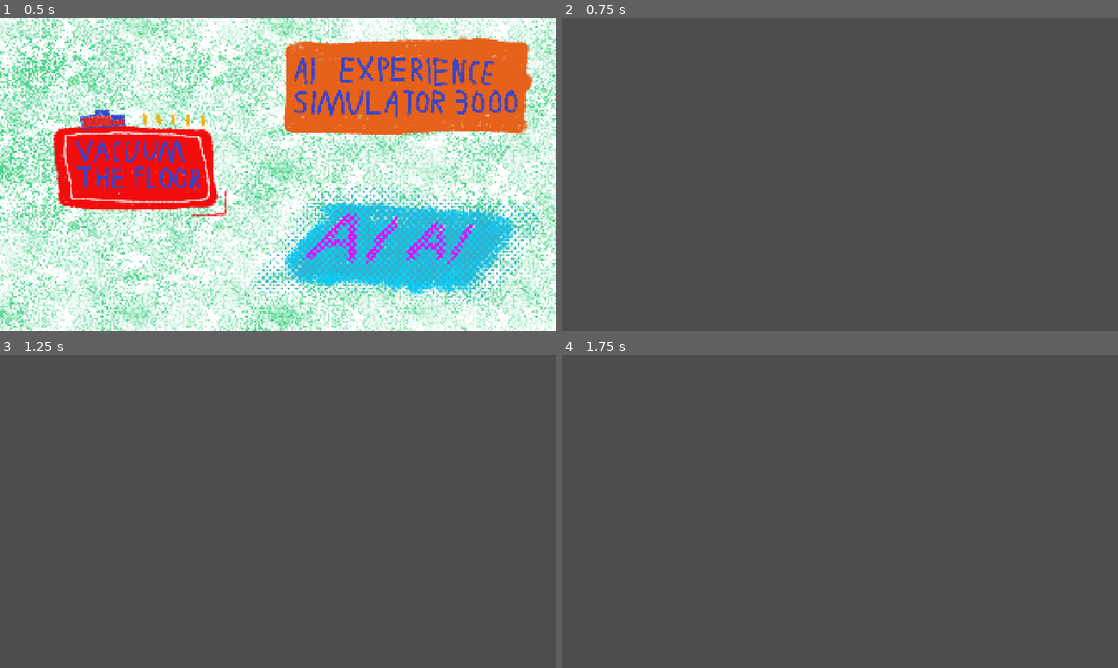
Above: before the commit, frames 1-4 (two rows, left to right).
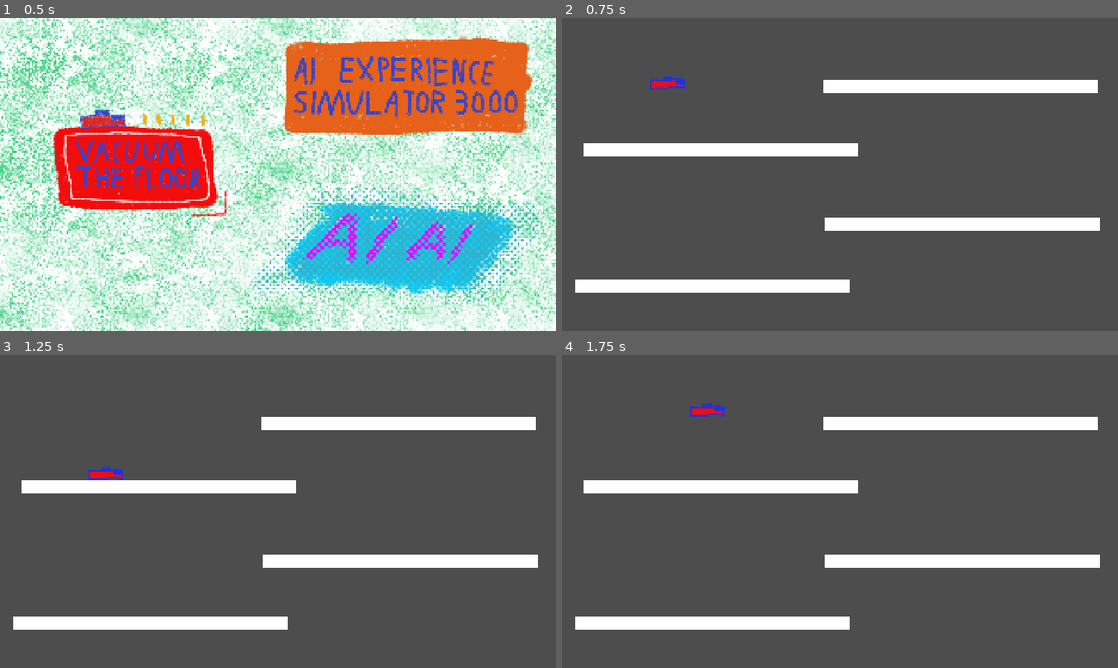
Above: after the commit, the same moments.

Repository: AkiPoh/ai-experience-simulator-3000
Game: Godot game, scene res://menu/menu.tscn
The game is run twice, just before and just after one commit, with the same random seed, the same clock (stepped at 60 frames per second) and the same inputs.
Inputs (mouse positions are in pixels of both pictures, inside the frame that each line leads up to):
- Up to frame 1 (0.5 s): no input
- Up to frame 2 (0.75 s): click (695, 168) at 0.5 s
- Up to frame 3 (1.25 s): no input
- Up to frame 4 (1.75 s): hold D (move_right, bound only after the commit) from 1.28 s (still down); tap Up (jump, bound only after the commit) at 1.35, 1.52 s

Frame 1 is identical in both runs. In frame 2, 8.6% of the frame differs, in the area x 2-97%, y 18-88%; in frame 3, 8.6%; in frame 4, 8.6%, in the area x 2-97%, y 15-88%.

Commit message:
Make player in A, Implement in G

Diff:
--- a/godot-game/level1/level_1.tscn
+++ b/godot-game/level1/level_1.tscn
@@ -1,14 +1,78 @@
-[gd_scene format=3 uid="uid://gknarqs2e6u7"]
+[gd_scene load_steps=5 format=3 uid="uid://gknarqs2e6u7"]
+
+[ext_resource type="Texture2D" uid="uid://devy77ikw2ajr" path="res://level1/art/player-trimmed-canvas.png" id="1_h77vs"]
+[ext_resource type="Script" uid="uid://dbtvs1x27mc1e" path="res://level1/vacuum.gd" id="1_xpeh6"]
+
+[sub_resource type="RectangleShape2D" id="RectangleShape2D_h77vs"]
+size = Vector2(120, 34)
+
+[sub_resource type="RectangleShape2D" id="RectangleShape2D_xpeh6"]
+size = Vector2(946, 48)
 
 [node name="Level1" type="Node2D"]
 
 [node name="Vacuum" type="CharacterBody2D" parent="."]
+script = ExtResource("1_xpeh6")
 
 [node name="CollisionShape2D" type="CollisionShape2D" parent="Vacuum"]
+position = Vector2(366, 215)
+shape = SubResource("RectangleShape2D_h77vs")
 
 [node name="Sprite2D" type="Sprite2D" parent="Vacuum"]
+position = Vector2(366, 212)
+texture = ExtResource("1_h77vs")
 
 [node name="Platforms" type="Node2D" parent="."]
+
+[node name="Floor1" type="StaticBody2D" parent="Platforms"]
+
+[node name="CollisionShape2D" type="CollisionShape2D" parent="Platforms/Floor1"]
+position = Vector2(549, 453)
+shape = SubResource("RectangleShape2D_xpeh6")
+
+[node name="ColorRect" type="ColorRect" parent="Platforms/Floor1"]
+offset_left = 76.0
+offset_top = 429.0
+offset_right = 1022.0
+offset_bottom = 477.0
+
+[node name="Floor1" type="StaticBody2D" parent="."]
+
+[node name="CollisionShape2D" type="CollisionShape2D" parent="Floor1"]
+position = Vector2(519, 925)
+shape = SubResource("RectangleShape2D_xpeh6")
+
+[node name="ColorRect" type="ColorRect" parent="Floor1"]
+offset_left = 46.0
+offset_top = 901.0
+offset_right = 992.0
+offset_bottom = 949.0
+
+[node name="Floor2" type="StaticBody2D" parent="."]
+
+[node name="CollisionShape2D" type="CollisionShape2D" parent="Floor2"]
+position = Vector2(1382, 712)
+shape = SubResource("RectangleShape2D_xpeh6")
+
+[node name="ColorRect" type="ColorRect" parent="Floor2"]
+offset_left = 909.0
+offset_top = 688.0
+offset_right = 1855.0
+offset_bottom = 736.0
+metadata/_edit_use_anchors_ = true
+
+[node name="Floor3" type="StaticBody2D" parent="."]
+
+[node name="CollisionShape2D" type="CollisionShape2D" parent="Floor3"]
+position = Vector2(1376, 236)
+shape = SubResource("RectangleShape2D_xpeh6")
+
+[node name="ColorRect" type="ColorRect" parent="Floor3"]
+offset_left = 903.0
+offset_top = 212.0
+offset_right = 1849.0
+offset_bottom = 260.0
+metadata/_edit_use_anchors_ = true
 
 [node name="Coins" type="Node2D" parent="."]
 
--- /dev/null
+++ b/godot-game/level1/vacuum.gd
@@ -0,0 +1,27 @@
+extends CharacterBody2D
+
+
+const SPEED = 300.0
+const JUMP_VELOCITY = -750.0
+
+
+func _physics_process(delta: float) -> void:
+	# Add the gravity.
+	if not is_on_floor():
+		velocity += get_gravity() * delta
+
+	# Handle jump.
+	if Input.is_action_just_pressed("jump") and is_on_floor():
+		velocity.y = JUMP_VELOCITY
+
+	# Get the input direction and handle the movement/deceleration.
+	# As good practice, you should replace UI actions with custom gameplay actions.
+	var direction := Input.get_axis("move_left", "move_right")
+	if direction:
+		velocity.x = direction * SPEED
+	else:
+		# SPEED * X (int), smaller X is slower reduction in vecolocity per
+		# frame when not pressing
+		velocity.x = move_toward(velocity.x, 0, SPEED * 20)
+
+	move_and_slide()
--- a/godot-game/project.godot
+++ b/godot-game/project.godot
@@ -22,3 +22,25 @@
 window/size/window_width_override=1280
 window/size/window_height_override=720
 window/stretch/mode="canvas_items"
+
+[input]
+
+jump={
+"deadzone": 0.2,
+"events": [Object(InputEventKey,"resource_local_to_scene":false,"resource_name":"","device":-1,"window_id":0,"alt_pressed":false,"shift_pressed":false,"ctrl_pressed":false,"meta_pressed":false,"pressed":false,"keycode":0,"physical_keycode":4194320,"key_label":0,"unicode":0,"location":0,"echo":false,"script":null)
+, Object(InputEventKey,"resource_local_to_scene":false,"resource_name":"","device":-1,"window_id":0,"alt_pressed":false,"shift_pressed":false,"ctrl_pressed":false,"meta_pressed":false,"pressed":false,"keycode":0,"physical_keycode":32,"key_label":0,"unicode":32,"location":0,"echo":false,"script":null)
+, Object(InputEventKey,"resource_local_to_scene":false,"resource_name":"","device":-1,"window_id":0,"alt_pressed":false,"shift_pressed":false,"ctrl_pressed":false,"meta_pressed":false,"pressed":false,"keycode":0,"physical_keycode":87,"key_label":0,"unicode":119,"location":0,"echo":false,"script":null)
+]
+}
+move_right={
+"deadzone": 0.2,
+"events": [Object(InputEventKey,"resource_local_to_scene":false,"resource_name":"","device":-1,"window_id":0,"alt_pressed":false,"shift_pressed":false,"ctrl_pressed":false,"meta_pressed":false,"pressed":false,"keycode":0,"physical_keycode":68,"key_label":0,"unicode":100,"location":0,"echo":false,"script":null)
+, Object(InputEventKey,"resource_local_to_scene":false,"resource_name":"","device":-1,"window_id":0,"alt_pressed":false,"shift_pressed":false,"ctrl_pressed":false,"meta_pressed":false,"pressed":false,"keycode":0,"physical_keycode":4194321,"key_label":0,"unicode":0,"location":0,"echo":false,"script":null)
+]
+}
+move_left={
+"deadzone": 0.2,
+"events": [Object(InputEventKey,"resource_local_to_scene":false,"resource_name":"","device":-1,"window_id":0,"alt_pressed":false,"shift_pressed":false,"ctrl_pressed":false,"meta_pressed":false,"pressed":false,"keycode":0,"physical_keycode":4194319,"key_label":0,"unicode":0,"location":0,"echo":false,"script":null)
+, Object(InputEventKey,"resource_local_to_scene":false,"resource_name":"","device":-1,"window_id":0,"alt_pressed":false,"shift_pressed":false,"ctrl_pressed":false,"meta_pressed":false,"pressed":false,"keycode":0,"physical_keycode":65,"key_label":0,"unicode":97,"location":0,"echo":false,"script":null)
+]
+}
Binary file added: godot-game/level1/art/player-trimmed-canvas.png
Not shown, added: godot-game/level1/art/player-trimmed-canvas.png.import
Not shown, added: godot-game/level1/vacuum.gd.uid
Not shown, added: art/level1/player-large-canvas.af
Not shown, added: art/level1/player-trimmed-canvas.af
